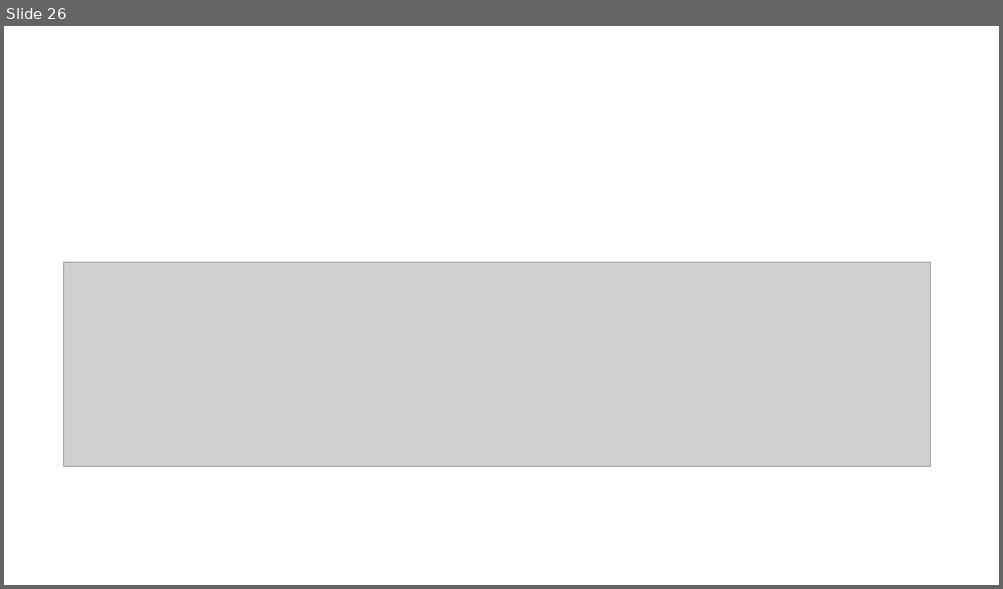
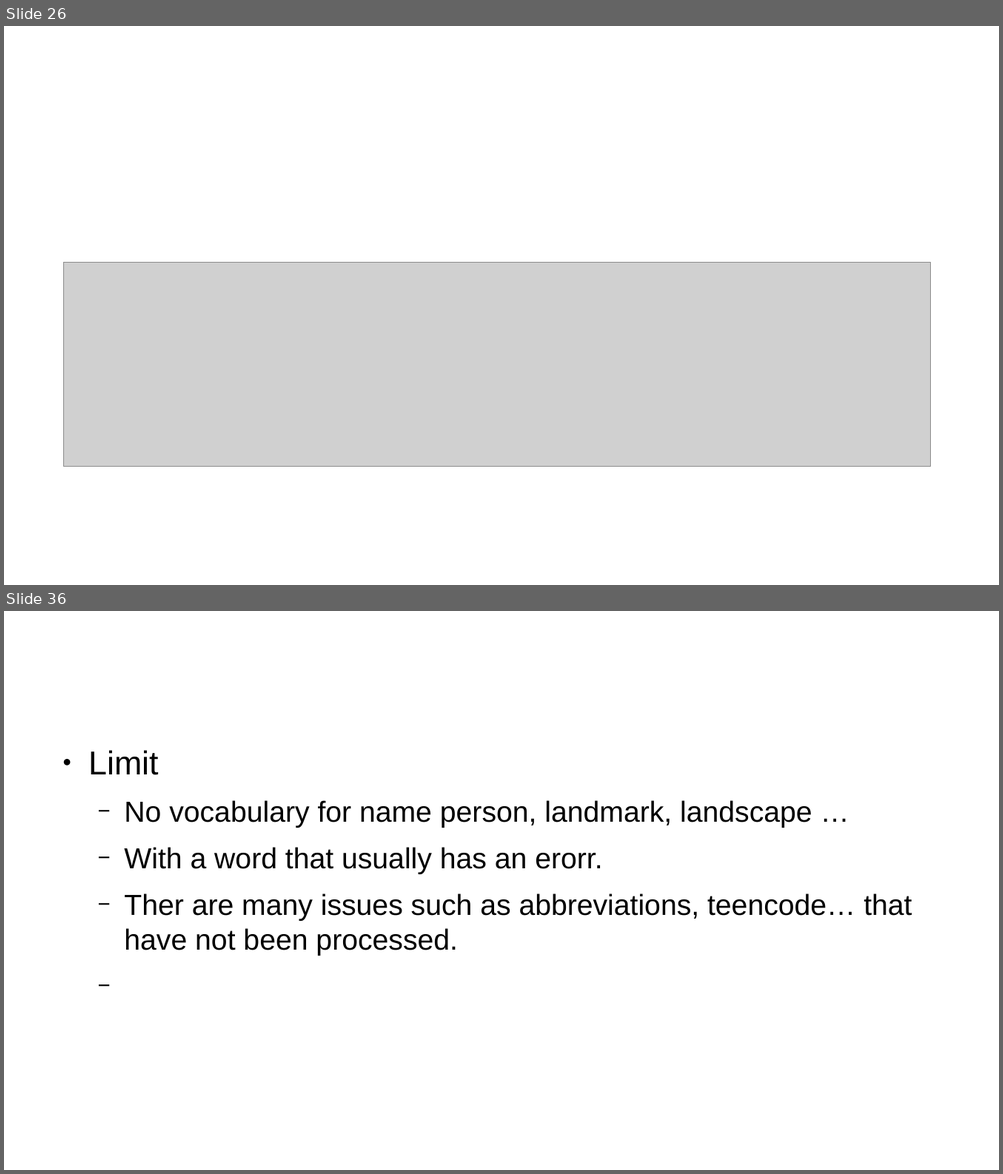
Before and after one commit to manhcntt21/TextNormSeq2Seq, a slide deck: Presentation1.pptx. Shown one above the other, each under a label of ours: slide 26 before the commit, slides 26 and 36 after it; the slides between them are not shown. The pictures are 1003x589 and 1003x1174 pixels, drawn with LibreOffice and Linux fonts; fonts in the diff are those of the drawing; grey boxes stand for pictures. Boxes give left, top, right and bottom in pixels: in the first picture for what was removed or moved away, otherwise in the second. Text is boxed around its words. In the diff, an @@ line names an element or a change of style, - is before the commit and + after.

```diff
--- a/Presentation1.pptx
+++ b/Presentation1.pptx
@@ slide 36 added at [4,611,999,1170], background #FFFFFF @@
@@ text added at [89,750,911,956], 28 pt, text #000000 @@
+● Limit
+  − No vocabulary for name person, landmark, landscape …
+  − With a word that usually has an erorr.
+  − Ther are many issues such as abbreviations, teencode… that have not been processed.
```
Also in this commit, not shown: 10 slides changed, 4 other slides added.
